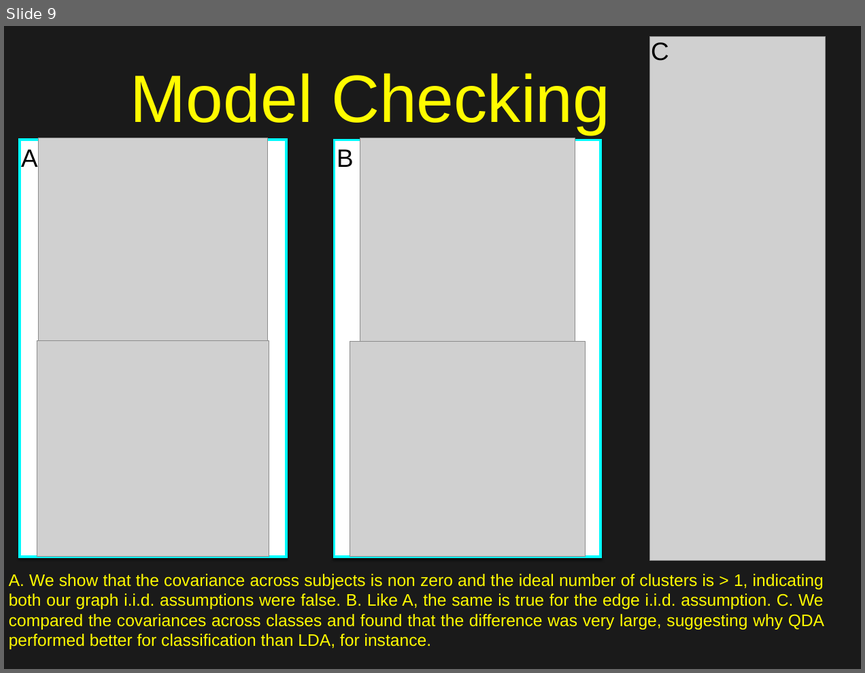
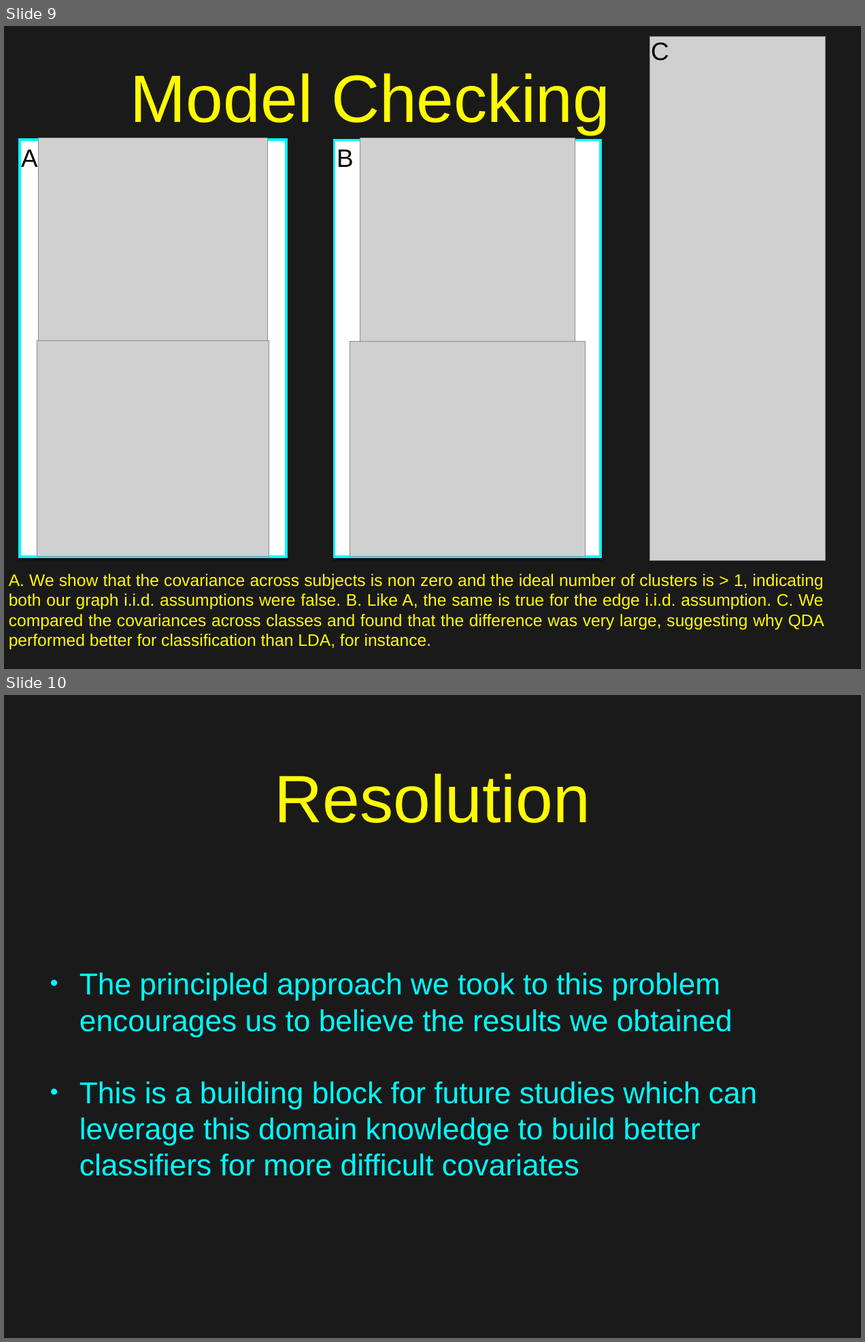
Before and after one commit to Upward-Spiral-Science/TA, a slide deck: draft/summary_presentation.pptx. Shown one above the other, each under a label of ours: slide 9 before the commit, slides 9 and 10 after it. The pictures are 865x673 and 865x1342 pixels, drawn with LibreOffice and Linux fonts; fonts in the diff are those of the drawing; grey boxes stand for pictures; background and template pictures are left out; a plain dark background stands for a picture behind light text. Boxes give left, top, right and bottom in pixels: in the first picture for what was removed or moved away, otherwise in the second. Text is boxed around its words. In the diff, an @@ line names an element or a change of style, - is before the commit and + after.

```diff
--- a/draft/summary_presentation.pptx
+++ b/draft/summary_presentation.pptx
@@ slide 10 added at (4, 695, 861, 1338), background picture (left out); not listed: 1 template element that a slide beside it also shows @@
@@ title added at (274, 773, 590, 823), 80 pt, text #FFFB00 @@
+Resolution
@@ text added at (79, 972, 757, 1176), 36 pt, text #00FDFF @@
+• The principled approach we took to this problem encourages us to believe the results we obtained
+• This is a building block for future studies which can leverage this domain knowledge to build better classifiers for more difficult covariates
```
Also in this commit, not shown: 1 slide changed, 1 slide removed, 2 other files.
